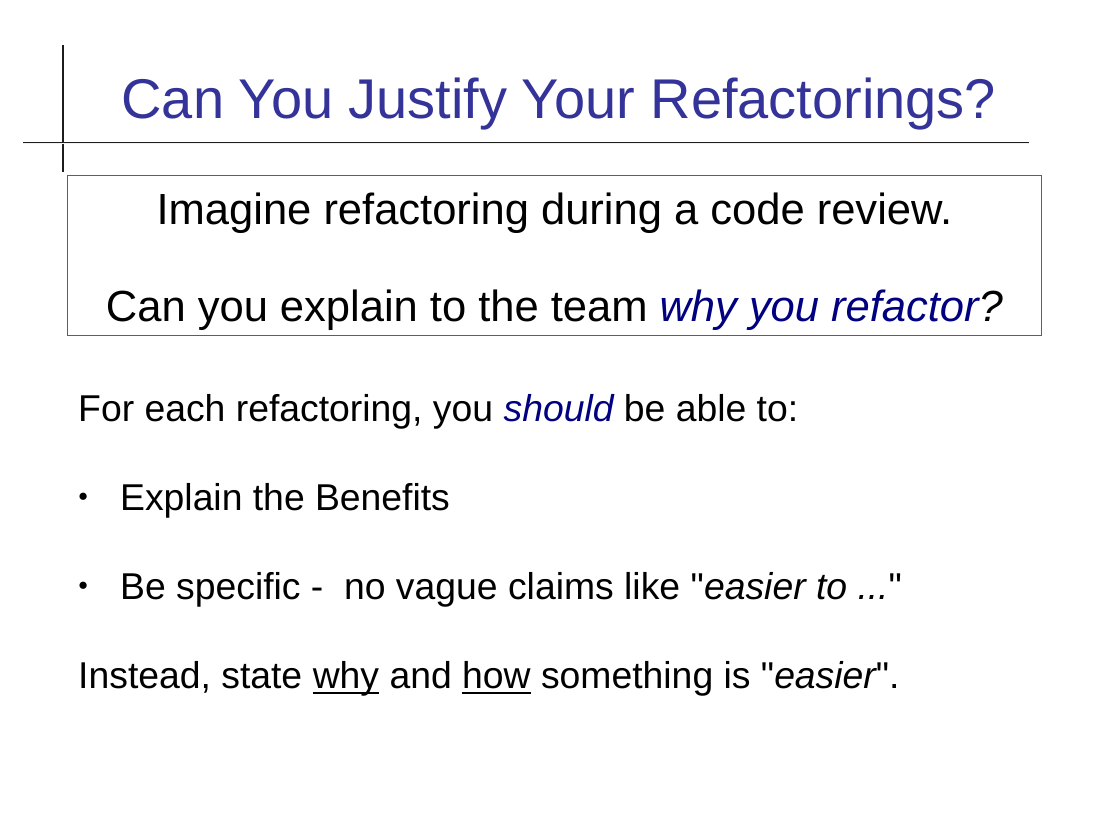
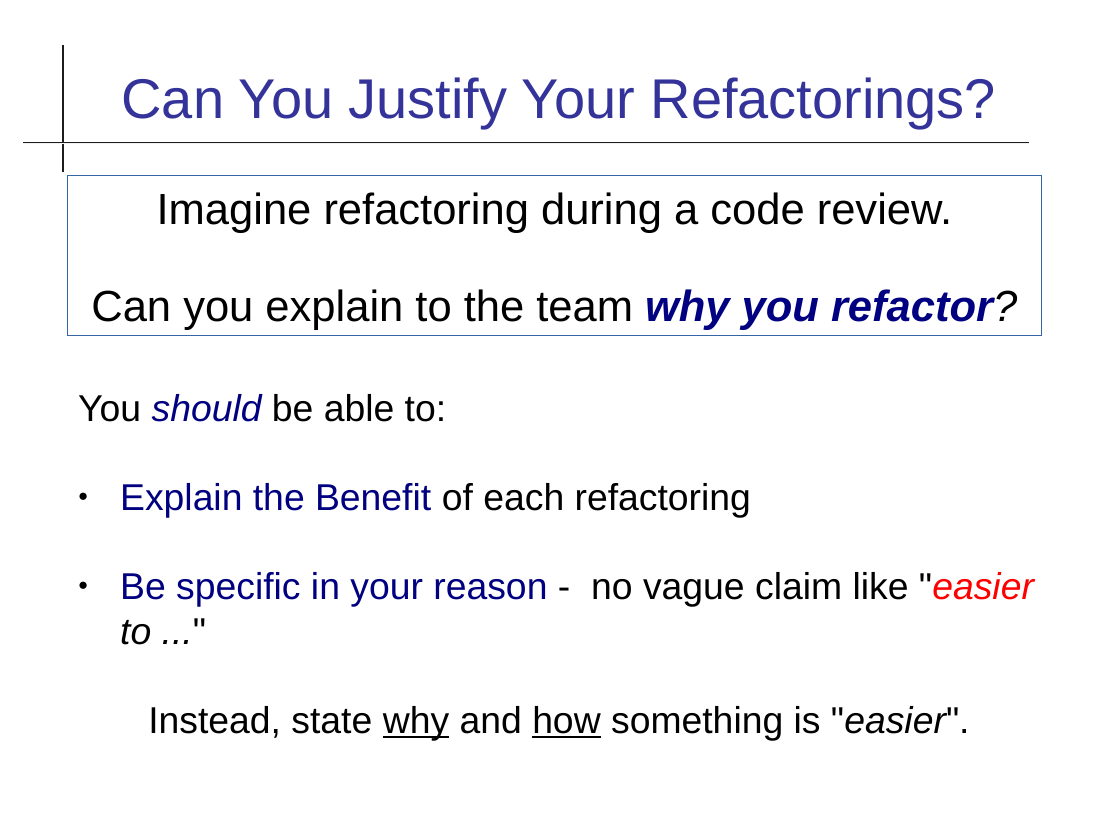
Before and after one commit to cpske/ISP, a slide deck: slide 19 of refactoring/Refactoring-Review.odp. Drawn at 1120x840 pixels with LibreOffice and Linux fonts; fonts in the diff are those of the drawing. Boxes give left, top, right and bottom in pixels: in the first picture for what was removed or moved away, otherwise in the second. Text is boxed around its words. In the diff, an @@ line names an element or a change of style, - is before the commit and + after.

Commit message:
revise review of Refactoring Signs and Techniques

```diff
--- a/refactoring/Refactoring-Review.odp
+++ b/refactoring/Refactoring-Review.odp
@@ text in rectangle at (91,289,1017,330): bold on in "why you refactor?" @@
@@ text at (78,394,1034,645): text changed @@
-For each refactoring, you should be able to:
-● Explain the Benefits
-● Be specific - no vague claims like "easier to ..."
+You should be able to:
+● Explain the Benefit of each refactoring
+● Be specific in your reason - no vague claim like "easier to ..."
@@ text at (148,706,970,740): alignment left to centre @@
```
Also in this commit, not shown: 9 other slides changed, 3 slides added, 3 slides removed, 9 other files.
